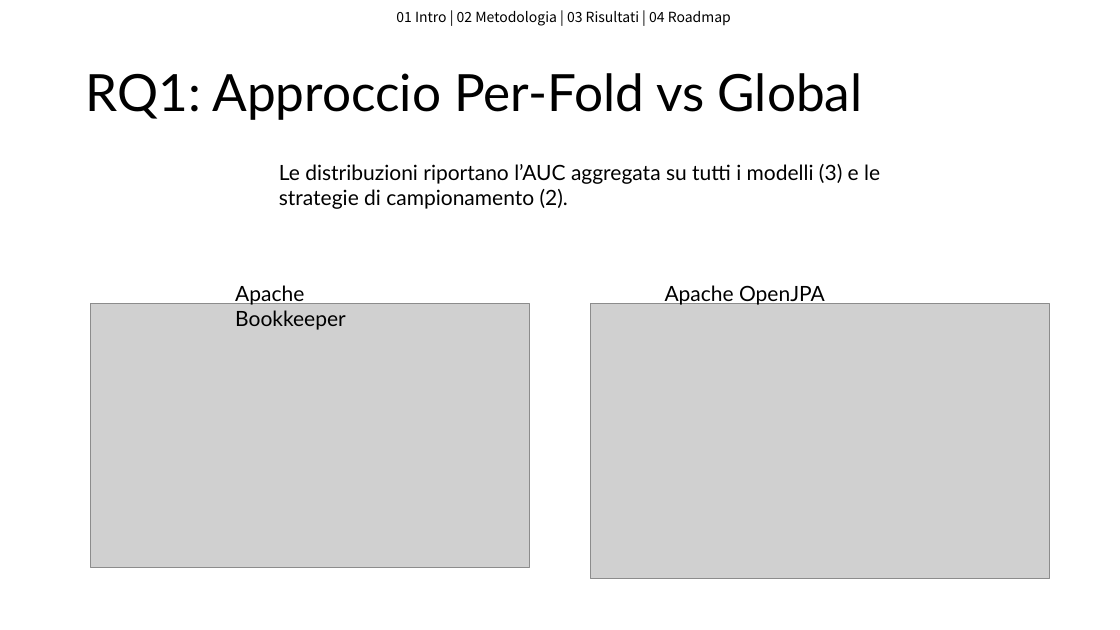
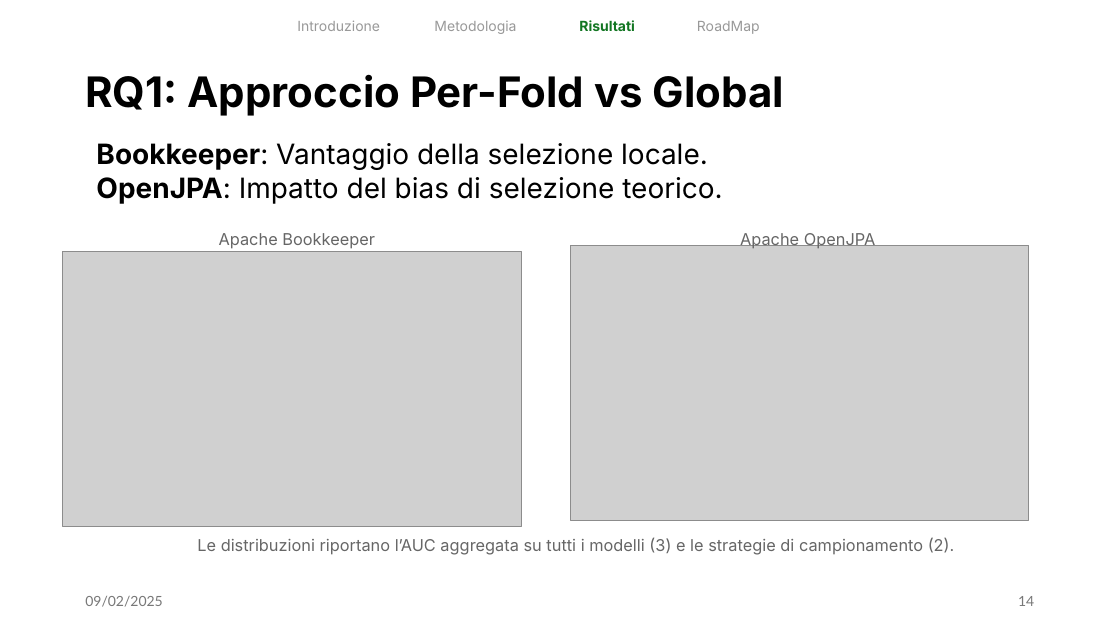
Before and after one commit to flavio-simonelli/ProjectAnalyzerAI, a slide deck: slide 14 of PresentazioneISW2Prediction.pptx (slide 13 before the commit). Drawn at 1120x630 pixels with LibreOffice and Linux fonts; fonts in the diff are those of the drawing; grey boxes stand for pictures. Boxes give left, top, right and bottom in pixels: in the first picture for what was removed or moved away, otherwise in the second. Text is boxed around its words. In the diff, an @@ line names an element or a change of style, - is before the commit and + after.

```diff
--- a/PresentazioneISW2Prediction.pptx
+++ b/PresentazioneISW2Prediction.pptx
@@ text added at (x1=297, y1=20, x2=380, y2=31), 12 pt, text #999999 @@
+Introduzione
@@ text removed at (x1=396, y1=11, x2=731, y2=26) @@
-01 Intro | 02 Metodologia | 03 Risultati | 04 Roadmap
@@ text added at (x1=434, y1=21, x2=516, y2=34), 12 pt, text #999999 @@
+Metodologia
@@ text added at (x1=579, y1=20, x2=635, y2=31), 12 pt, text #127622, bold @@
+Risultati
@@ text added at (x1=697, y1=21, x2=760, y2=34), 12 pt, text #999999 @@
+RoadMap
@@ title "RQ1: Approccio Per-Fold vs Global" at (x1=85, y1=74, x2=784, y2=116): size 44 to 36 pt, font Lato to Inter, bold on @@
@@ text added at (x1=96, y1=143, x2=722, y2=204), 24 pt, text #000000 @@
+Bookkeeper: Vantaggio della selezione locale.
+OpenJPA: Impatto del bias di selezione teorico.
@@ text "Apache Bookkeeper" moved from (x1=235, y1=285, x2=346, y2=330) to (x1=219, y1=233, x2=375, y2=249) @@
@@ text "Apache OpenJPA" moved from (x1=665, y1=285, x2=825, y2=306) to (x1=740, y1=232, x2=876, y2=248) @@
@@ picture resized from (x1=90, y1=303, x2=529, y2=567) to (x1=62, y1=251, x2=521, y2=527) @@
@@ picture moved from (x1=591, y1=303, x2=1049, y2=579) to (x1=571, y1=245, x2=1029, y2=521) @@
@@ size 18 to 14 pt, font Lato to Inter, text colour #000000 to #666666; alignment left to centre in 3 elements at (x1=740, y1=232, x2=876, y2=248), (x1=219, y1=233, x2=375, y2=249), (x1=197, y1=538, x2=955, y2=555) @@
@@ text "Le distribuzioni riportano l’AUC aggregata ..." moved from (x1=279, y1=164, x2=880, y2=209) to (x1=197, y1=538, x2=955, y2=555) @@
@@ text added at (x1=85, y1=596, x2=162, y2=607), 12 pt, text #797979 @@
+09/02/2025
@@ page number added at (x1=1018, y1=596, x2=1034, y2=606), 12 pt, text #797979 @@
+14
```
Also in this commit, not shown: 18 other slides changed, 4 slides added, 3 slides removed, 1 other file.
